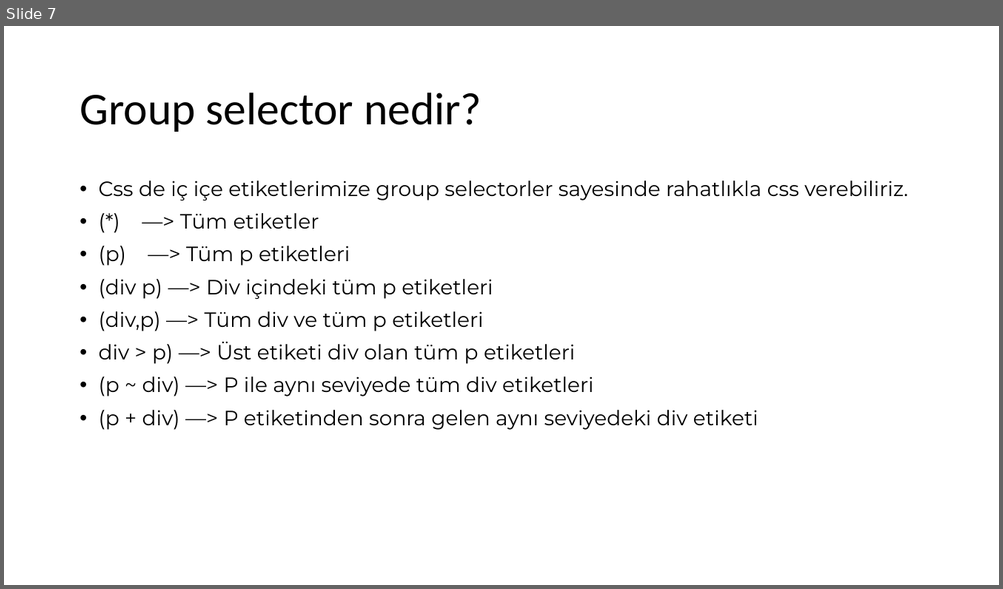
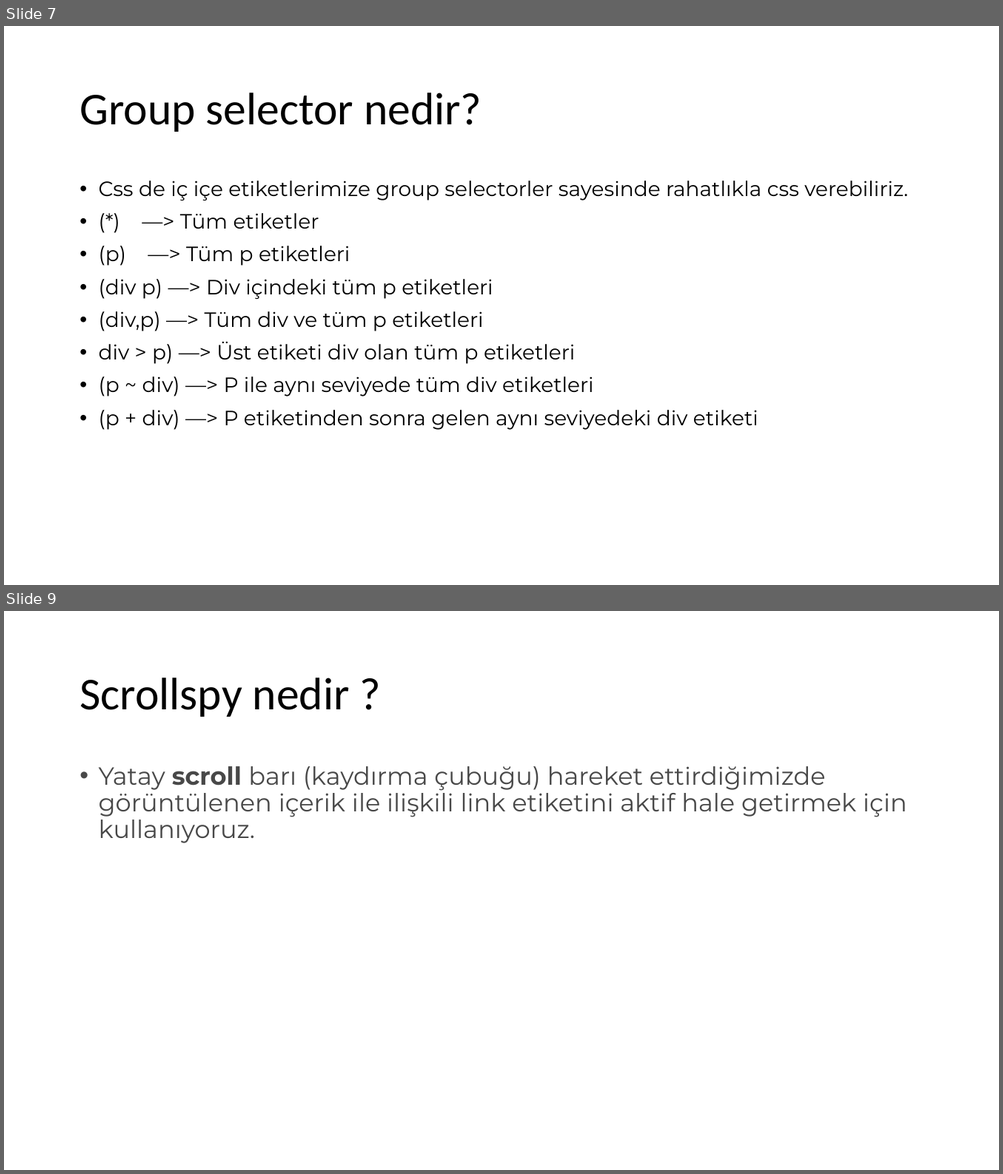
Before and after one commit to TechCareer-FrontEnd-1/tubisad-frontend-ArdicMehmet, a slide deck: research assignments.pptx. Shown one above the other, each under a label of ours: slide 7 before the commit, slides 7 and 9 after it; the slides between them are not shown. The pictures are 1003x589 and 1003x1174 pixels, drawn with LibreOffice and Linux fonts; fonts in the diff are those of the drawing. Boxes give left, top, right and bottom in pixels: in the first picture for what was removed or moved away, otherwise in the second. Text is boxed around its words. In the diff, an @@ line names an element or a change of style, - is before the commit and + after.

```diff
--- a/research assignments.pptx
+++ b/research assignments.pptx
@@ slide 9 added at [4, 611, 999, 1170], background #FFFFFF @@
@@ title added at [79, 678, 350, 717], 44 pt, text #000000 @@
+Scrollspy nedir ?
@@ text added at [99, 766, 907, 843], 24 pt, text #484848 @@
+• Yatay scroll barı (kaydırma çubuğu) hareket ettirdiğimizde görüntülenen içerik ile ilişkili link etiketini aktif hale getirmek için kullanıyoruz.
```
Also in this commit, not shown: 1 other slide added.
